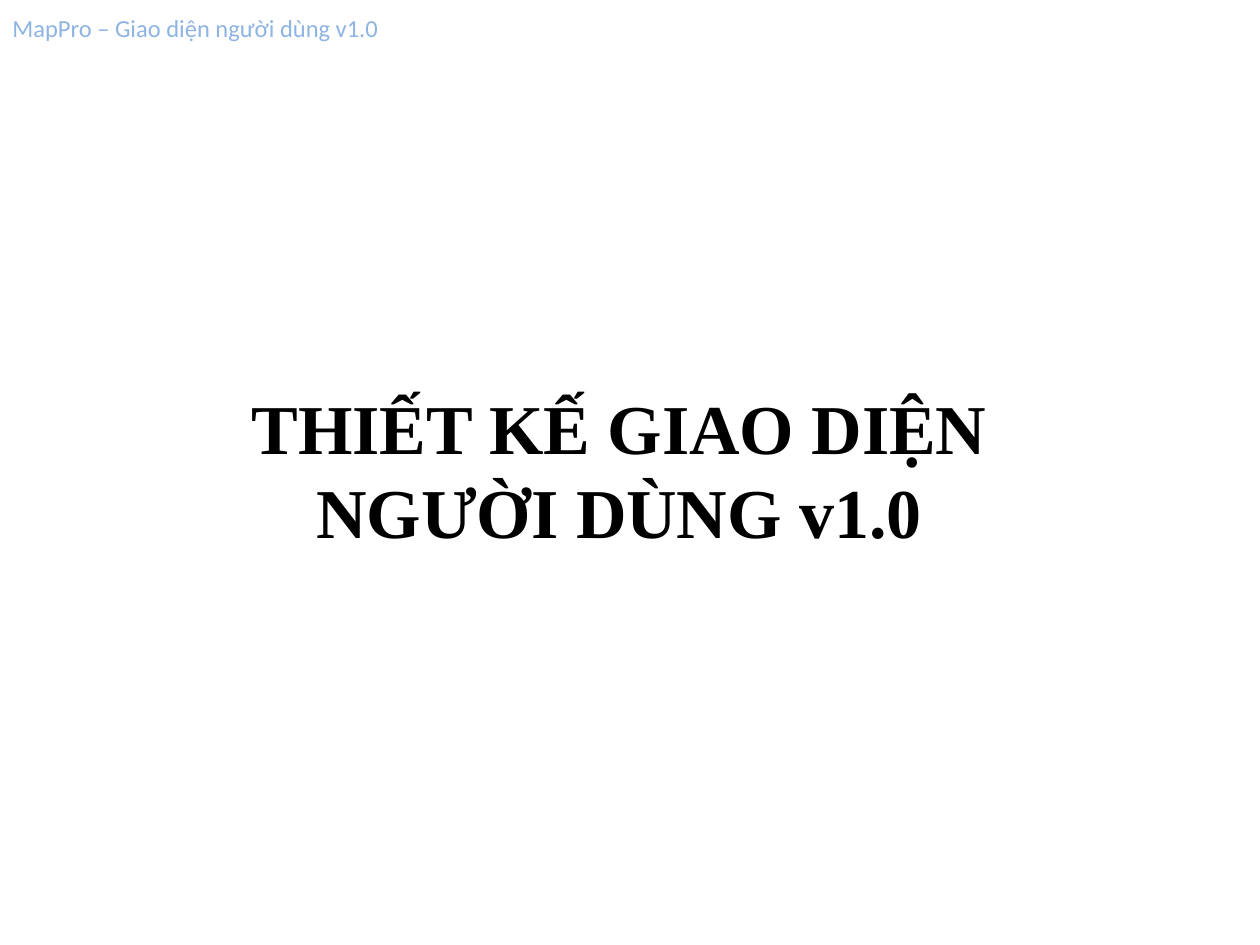
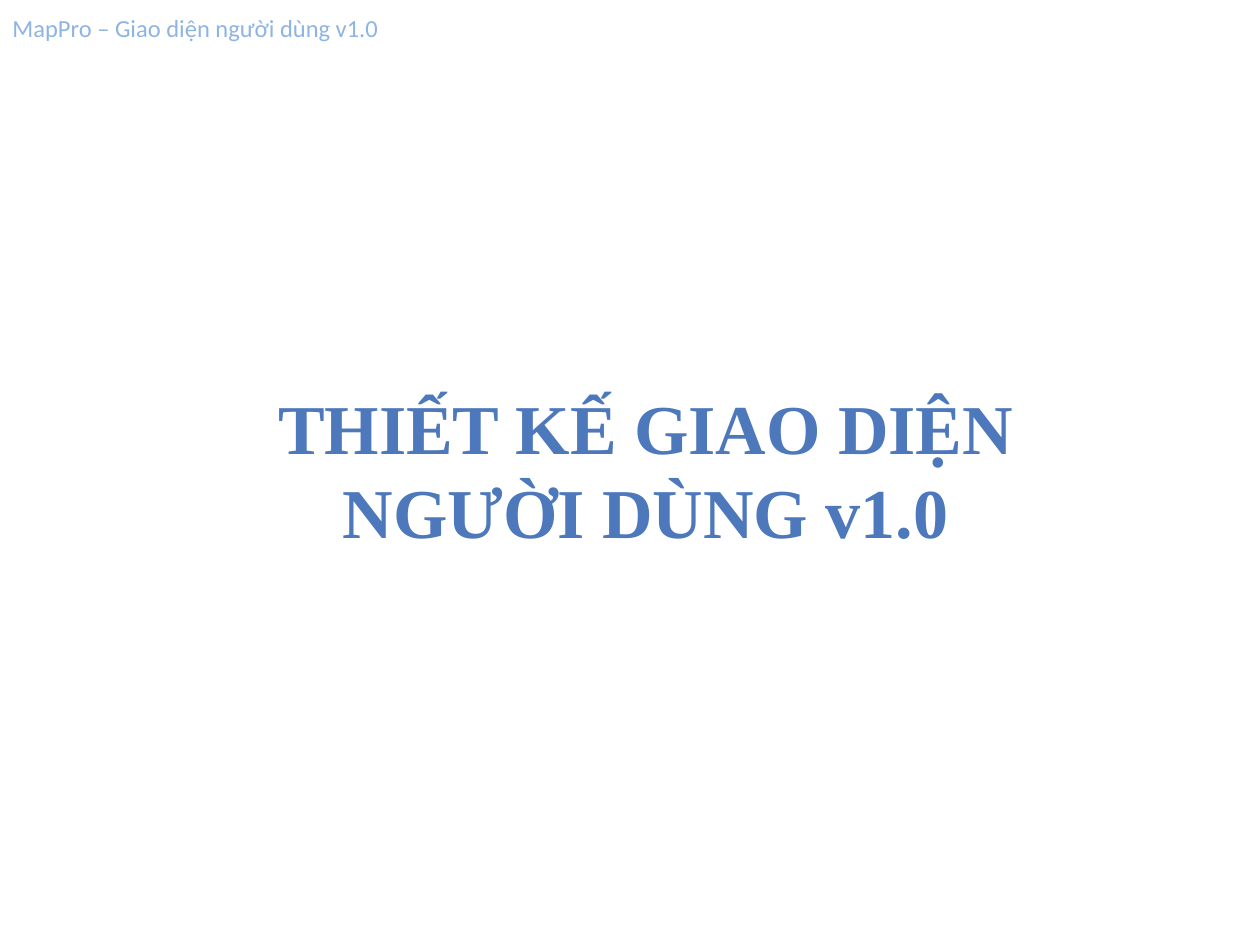
Before and after one commit to hungdien/google-map-api-and-map-on-android, a slide deck: slide 1 of Design/User Interface Design.pptx. Drawn at 1260x945 pixels with LibreOffice and Linux fonts; fonts in the diff are those of the drawing. Boxes give left, top, right and bottom in pixels: in the first picture for what was removed or moved away, otherwise in the second. Text is boxed around its words. In the diff, an @@ line names an element or a change of style, - is before the commit and + after.

```diff
--- a/Design/User Interface Design.pptx
+++ b/Design/User Interface Design.pptx
@@ text "THIẾT KẾ GIAO DIỆN NGƯỜI ...": place and size @@
-text "THIẾT KẾ GIAO DIỆN NGƯỜI ..." at [252,399,987,539]
+text "THIẾT KẾ GIAO DIỆN NGƯỜI ..." at [278,399,1013,539]
@@ text "THIẾT KẾ GIAO DIỆN NGƯỜI ..." at [278,399,1013,539]: text colour #000000 to gradient #7494C9 to #4D79BC to #346AAA to #325F94 to #315D91 @@
```
Also in this commit, not shown: 10 other slides changed.
